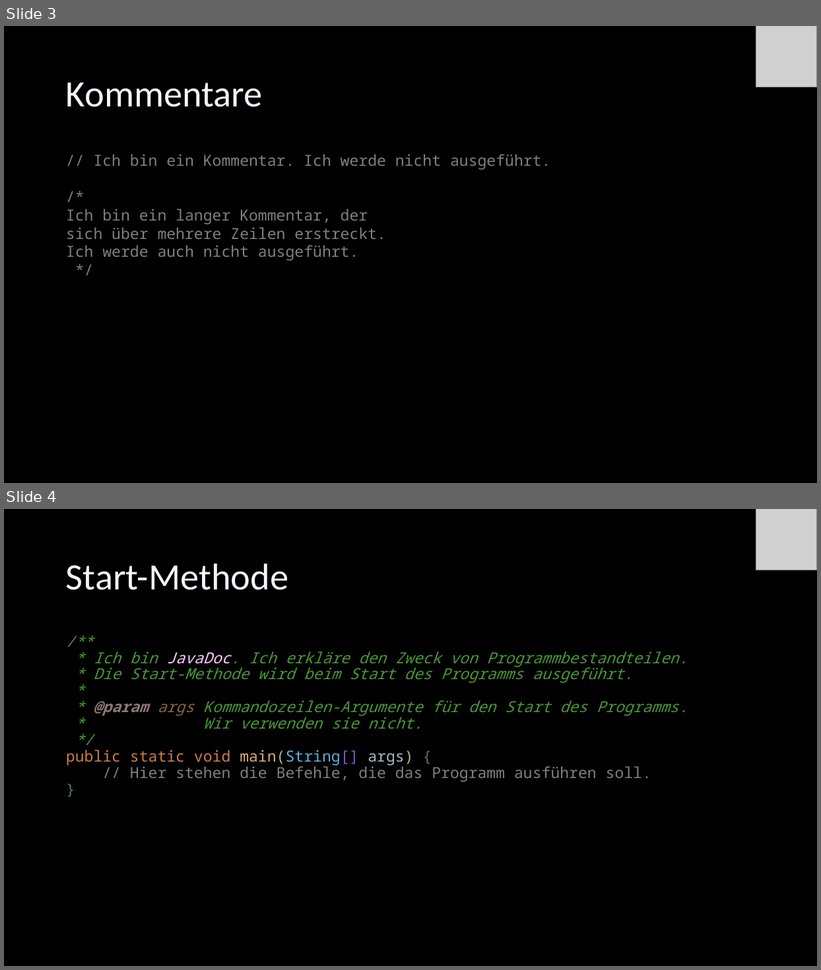
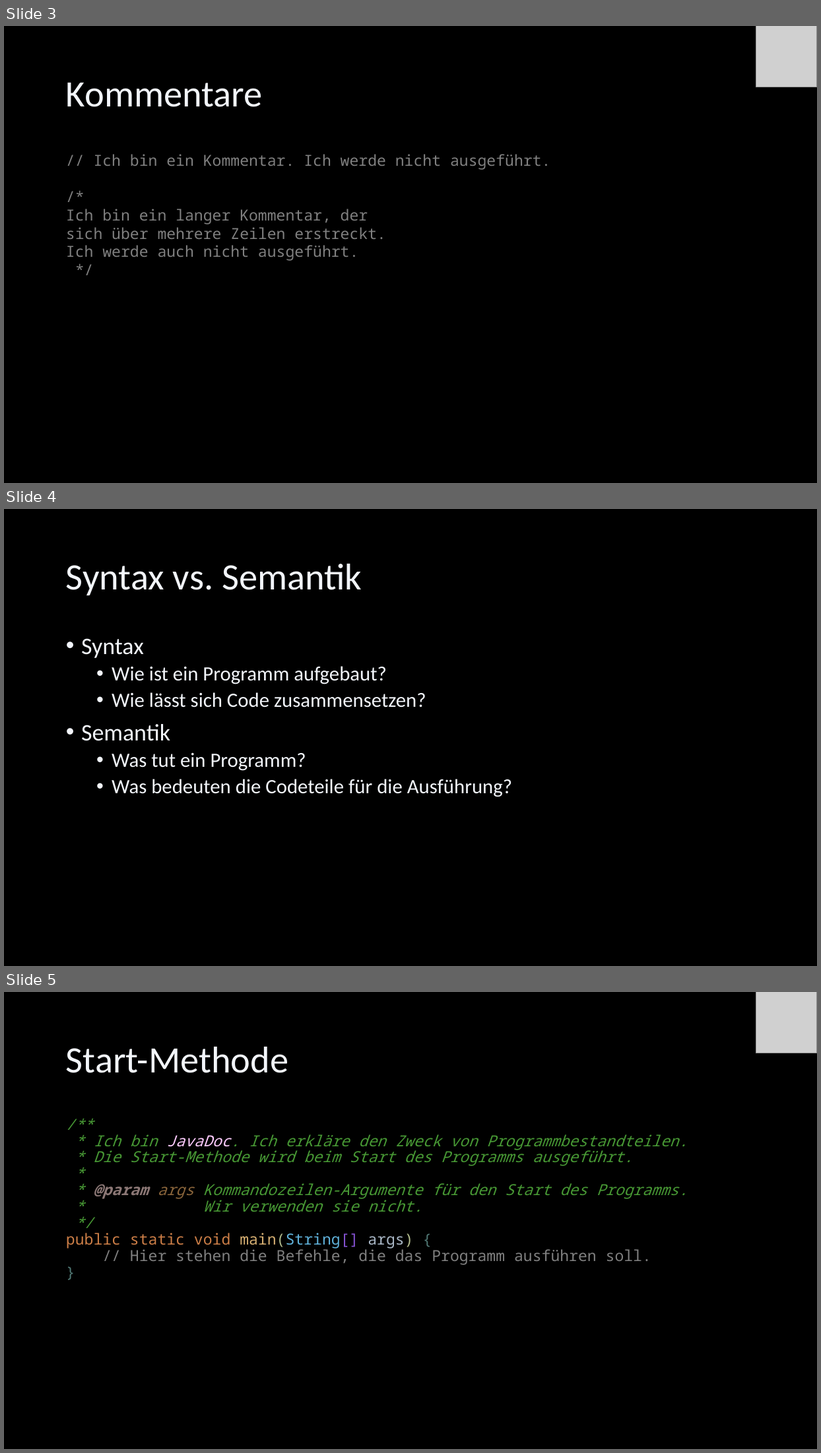
Before and after one commit to Cactusroot/Java, a slide deck: src/Java.pptx. Shown one above the other, each under a label of ours: slides 3 and 4 before the commit, slides 3, 4 and 5 after it. The pictures are 821x970 and 821x1453 pixels, drawn with LibreOffice and Linux fonts; fonts in the diff are those of the drawing; grey boxes stand for pictures. Boxes give left, top, right and bottom in pixels: in the first picture for what was removed or moved away, otherwise in the second. Text is boxed around its words. In the diff, an @@ line names an element or a change of style, - is before the commit and + after.

```diff
--- a/src/Java.pptx
+++ b/src/Java.pptx
@@ slide 4 added at [4,509,817,966], background #000000 @@
@@ title added at [66,563,362,595], 44 pt, text #F2F5FA @@
+Syntax vs. Semantik
@@ text added at [81,638,512,797], 24 pt, text #F2F5FA @@
+• Syntax
+  • Wie ist ein Programm aufgebaut?
+  • Wie lässt sich Code zusammensetzen?
+• Semantik
+  • Was tut ein Programm?
+  • Was bedeuten die Codeteile für die Ausführung?
@@ what was slide 4 is now slide 5 @@
```
Also in this commit, not shown: 20 slides changed, 6 other slides added, 2 other files.
